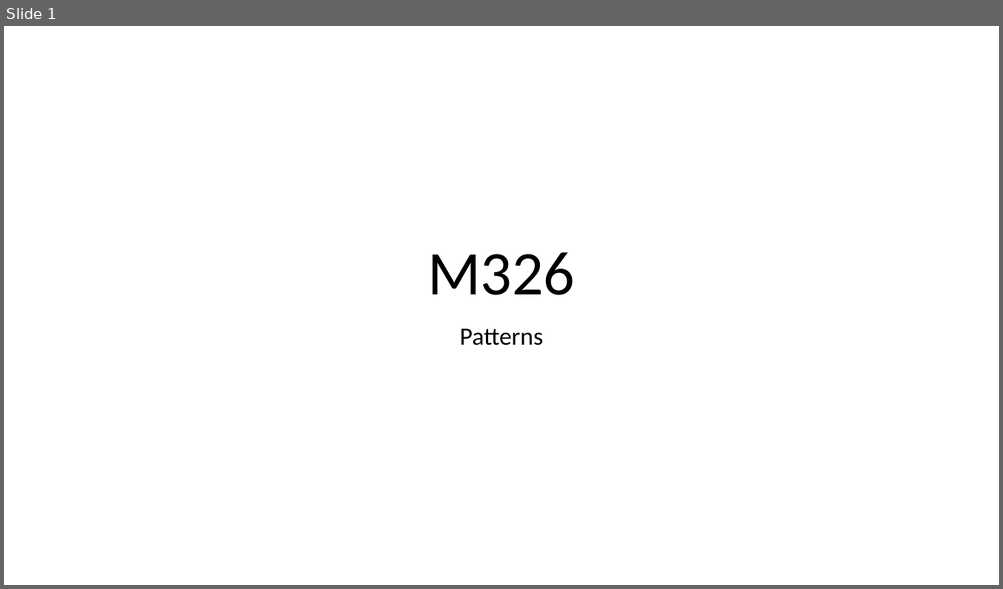
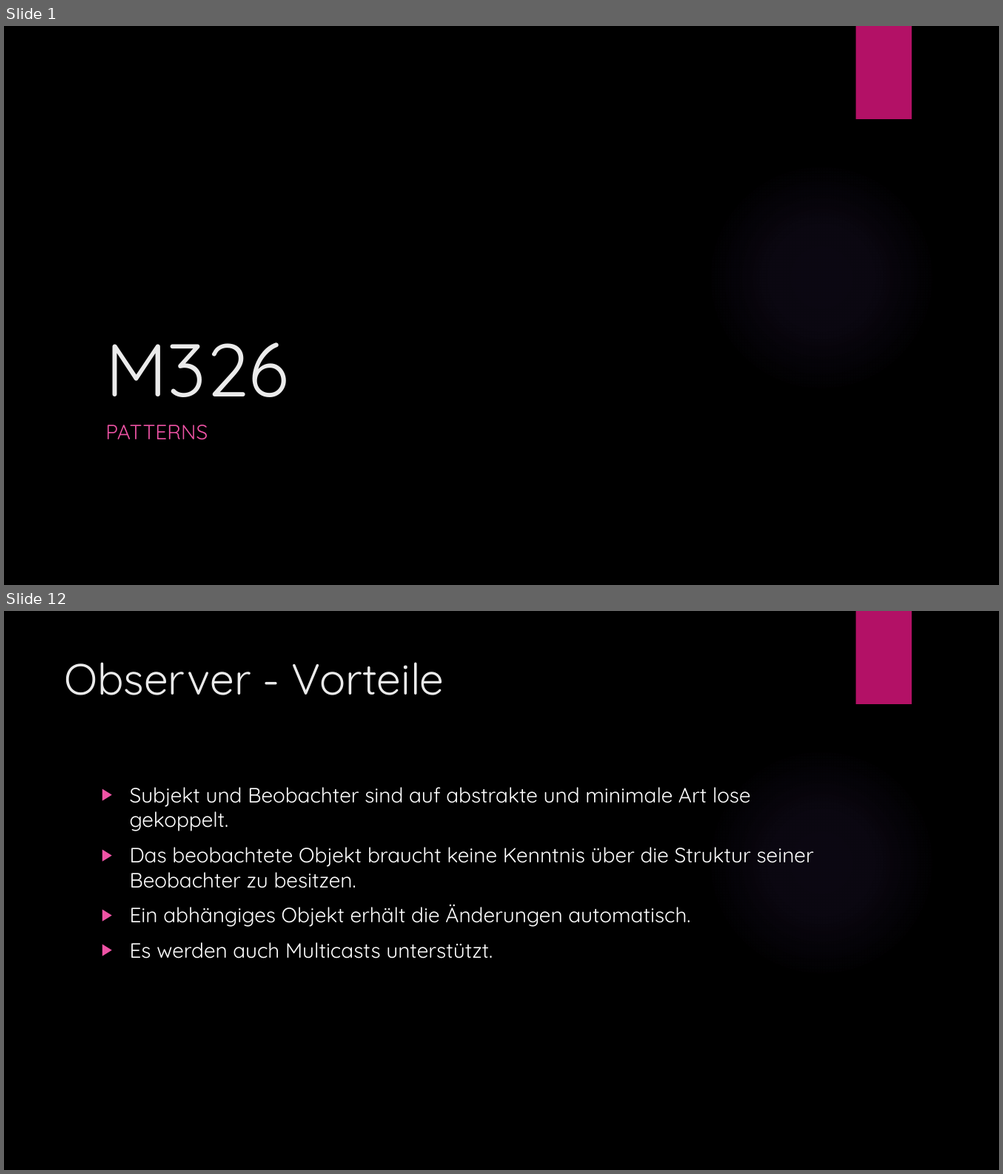
Before and after one commit to Kuraikari/M326, a slide deck: m326.pptx. Shown one above the other, each under a label of ours: slide 1 before the commit, slides 1 and 12 after it; the slides between them are not shown. The pictures are 1003x589 and 1003x1174 pixels, drawn with LibreOffice and Linux fonts; fonts in the diff are those of the drawing; background and template pictures are left out. Boxes give left, top, right and bottom in pixels: in the first picture for what was removed or moved away, otherwise in the second. Text is boxed around its words. In the diff, an @@ line names an element or a change of style, - is before the commit and + after.

```diff
--- a/m326.pptx
+++ b/m326.pptx
@@ slide 12 added at (4,611,999,1170), background picture (left out); not listed: 2 template elements that a slide beside it also shows @@
@@ title added at (64,662,444,695), 42 pt, text #EBEBEB @@
+Observer - Vorteile
@@ text added at (130,787,814,959), 20 pt, text #FFFFFF @@
+▶ Subjekt und Beobachter sind auf abstrakte und minimale Art lose gekoppelt.
+▶ Das beobachtete Objekt braucht keine Kenntnis über die Struktur seiner Beobachter zu besitzen.
+▶ Ein abhängiges Objekt erhält die Änderungen automatisch.
+▶ Es werden auch Multicasts unterstützt.
@@ slide 1 changed as well @@
@@ background #FFFFFF to picture (left out) @@
@@ rectangle added at (855,26,911,119), fill #B31166 @@
@@ title "M326": place and size @@
-title "M326" at (427,252,575,295)
+title "M326" at (105,343,288,397)
@@ title "M326" at (105,343,288,397): size 60 to 72 pt, font Calibri to Quicksand, text colour #000000 to #EBEBEB; alignment centre to left; line spacing 0.9 to 1 @@
@@ ellipse added at (706,163,936,392), fill gradient #9B6BF2 @@
@@ subtitle at (105,425,208,440): text changed; size 24 to 20 pt; font Calibri to Quicksand; text colour #000000 to #EF53A5 @@
-Patterns
+PATTERNS
```
Also in this commit, not shown: 4 other slides changed, 9 other slides added, 1 slide removed.
